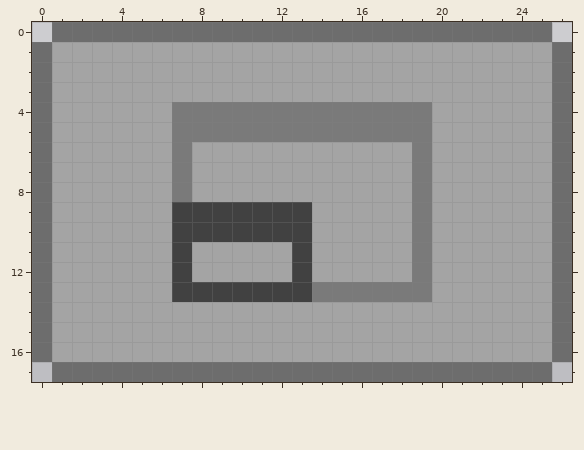
Two versions of one pixel-art file, data/Client Side Decoration Buttons/CSDMaximizeButtonFocusLost.aseprite. The picture above is the old version.
27x18 pixels, 1 frame.
After:
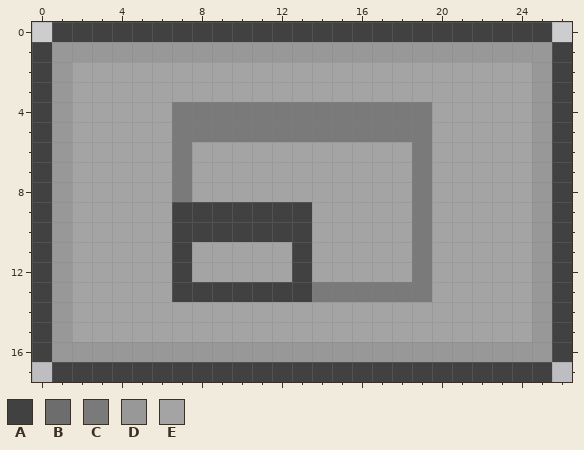
Palette (. is transparent): A #414141  B #6d6d6d  C #7a7a7a  D #989898  E #a4a4a4
Change:
Changed rows in their new state; - is an unchanged pixel.
first column x 0:
 0 -AAAAAAAAAAAAAAAAAAAAAAAAA-
 1 ADDDDDDDDDDDDDDDDDDDDDDDDDA
 2 AD-----------------------DA
 3 AD-----------------------DA
 4 AD-----------------------DA
 5 AD-----------------------DA
 6 AD-----------------------DA
 7 AD-----------------------DA
 8 AD-----------------------DA
 9 AD-----------------------DA
10 AD-----------------------DA
11 AD-----------------------DA
12 AD-----------------------DA
13 AD-----------------------DA
14 AD-----------------------DA
15 AD-----------------------DA
16 ADDDDDDDDDDDDDDDDDDDDDDDDDA
17 -AAAAAAAAAAAAAAAAAAAAAAAAA-
